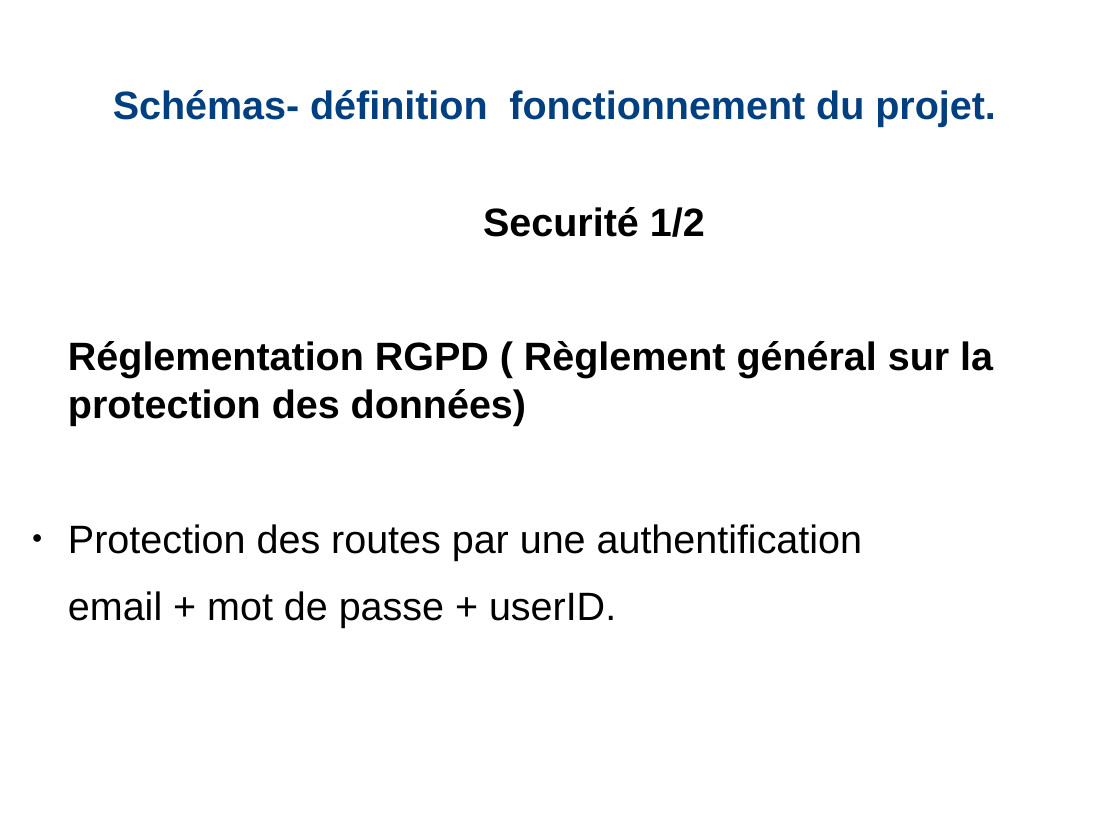
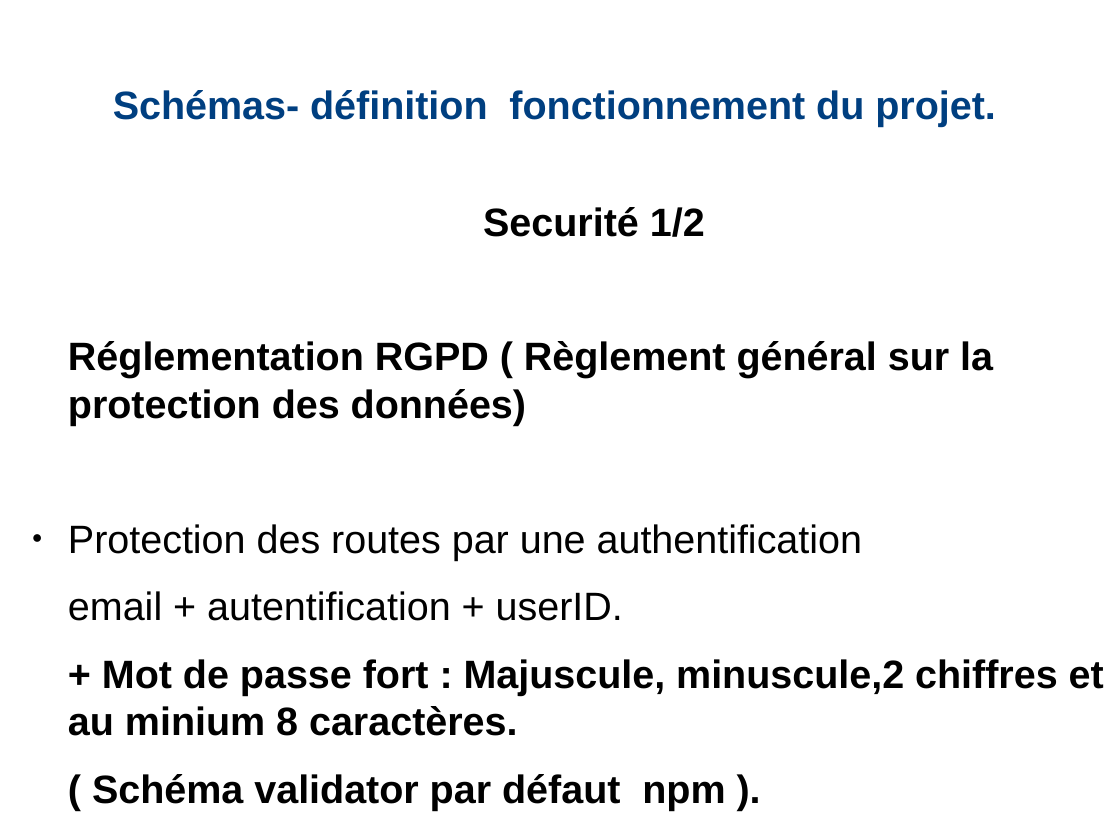
Before and after one commit to RavotCyril/RavotCyril_6_25102021, a slide deck: slide 12 of Livrables/P6_01_Présentation.docx.odp. Drawn at 1120x840 pixels with LibreOffice and Linux fonts; fonts in the diff are those of the drawing. Boxes give left, top, right and bottom in pixels: in the first picture for what was removed or moved away, otherwise in the second. Text is boxed around its words. In the diff, an @@ line names an element or a change of style, - is before the commit and + after.

```diff
--- a/Livrables/P6_01_Présentation.docx.odp
+++ b/Livrables/P6_01_Présentation.docx.odp
@@ text at [68, 591, 1104, 810]: text changed; bold on @@
-email + mot de passe + userID.
+email + autentification + userID.
++ Mot de passe fort : Majuscule, minuscule,2 chiffres et au minium 8 caractères.
+( Schéma validator par défaut npm ).
```
Also in this commit, not shown: 1 other file.
